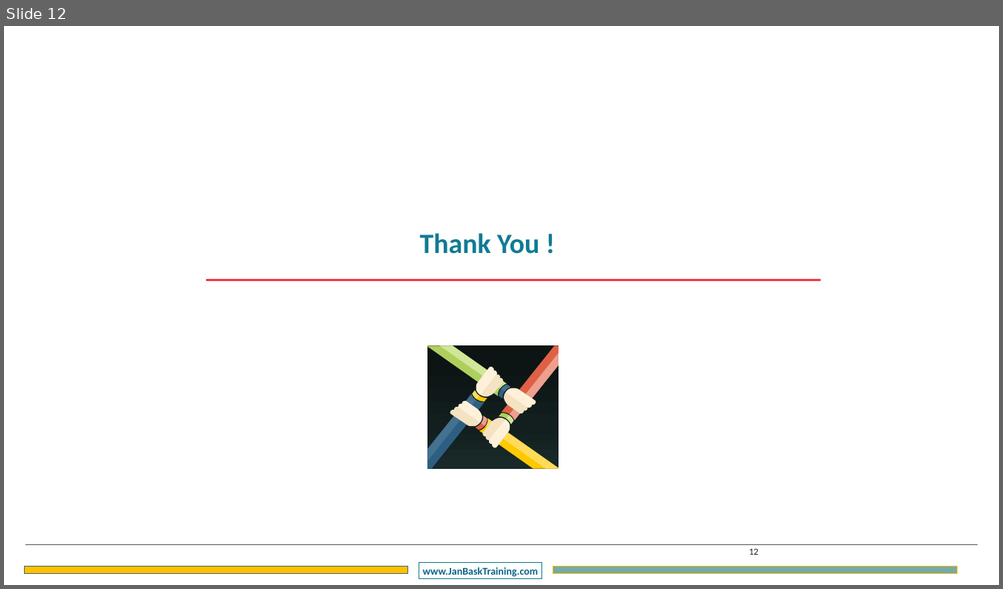
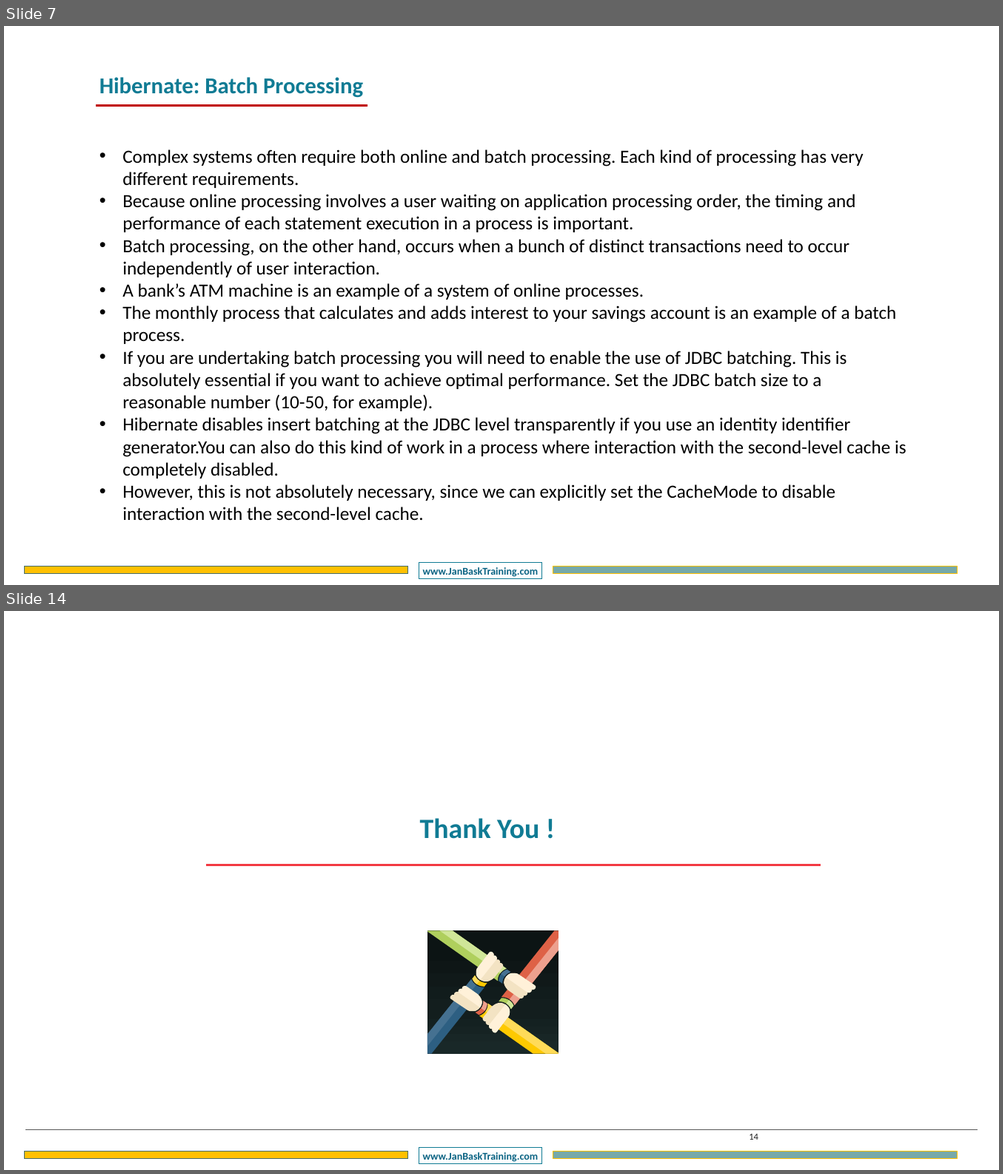
Before and after one commit to CompleteJavaTraining/J2EE, a slide deck: slides/HIBERNATE/HIBERNATE - Chapter5.pptx. Shown one above the other, each under a label of ours: slide 12 before the commit, slides 7 and 14 after it; the slides between them are not shown. The pictures are 1003x589 and 1003x1174 pixels, drawn with LibreOffice and Linux fonts; fonts in the diff are those of the drawing; background and template pictures are left out. Boxes give left, top, right and bottom in pixels: in the first picture for what was removed or moved away, otherwise in the second. Text is boxed around its words. In the diff, an @@ line names an element or a change of style, - is before the commit and + after.

```diff
--- a/slides/HIBERNATE/HIBERNATE - Chapter5.pptx
+++ b/slides/HIBERNATE/HIBERNATE - Chapter5.pptx
@@ slide 7 added at (4, 26, 999, 585), background #FFFFFF; not listed: 3 template elements that a slide beside it also shows @@
@@ text added at (99, 77, 363, 98), 44 pt, text #107B94, bold @@
+Hibernate: Batch Processing
@@ line added from (96, 106) to (367, 106), #C00000 4.5 pt @@
@@ text added at (122, 150, 906, 521), 36 pt, text #000000 @@
+• Complex systems often require both online and batch processing. Each kind of processing has very different requirements.
+• Because online processing involves a user waiting on application processing order, the timing and performance of each statement execution in a process is important.
+• Batch processing, on the other hand, occurs when a bunch of distinct transactions need to occur independently of user interaction.
+• A bank’s ATM machine is an example of a system of online processes.
+• The monthly process that calculates and adds interest to your savings account is an example of a batch process.
+• If you are undertaking batch processing you will need to enable the use of JDBC batching. This is absolutely essential if you want to achieve optimal performance. Set the JDBC batch size to a reasonable number (10-50, for example).
+• Hibernate disables insert batching at the JDBC level transparently if you use an identity identifier generator.You can also do this kind of work in a process where interaction with the second-level cache is completely disabled.
+• However, this is not absolutely necessary, since we can explicitly set the CacheMode to disable interaction with the second-level cache.
@@ what was slide 12 is now slide 14 @@
@@ page number at (748, 1134, 758, 1140): text changed @@
-12
+14
```
Also in this commit, not shown: 2 slides changed, 10 other slides added, 9 slides removed.
